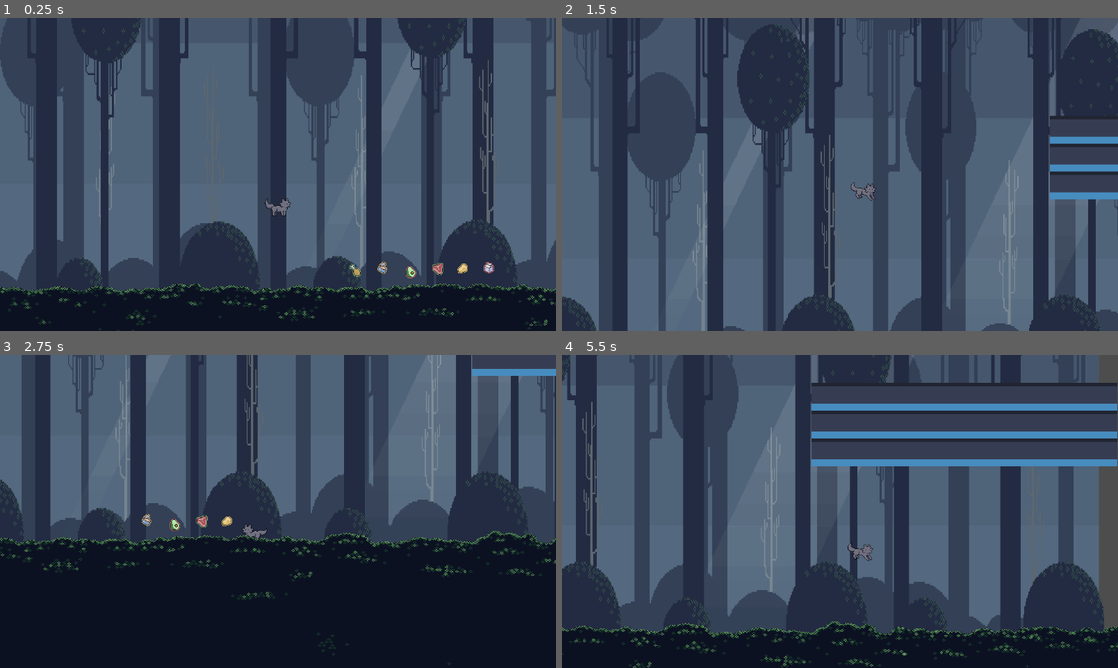
Above: before the commit, frames 1-4 (two rows, left to right).
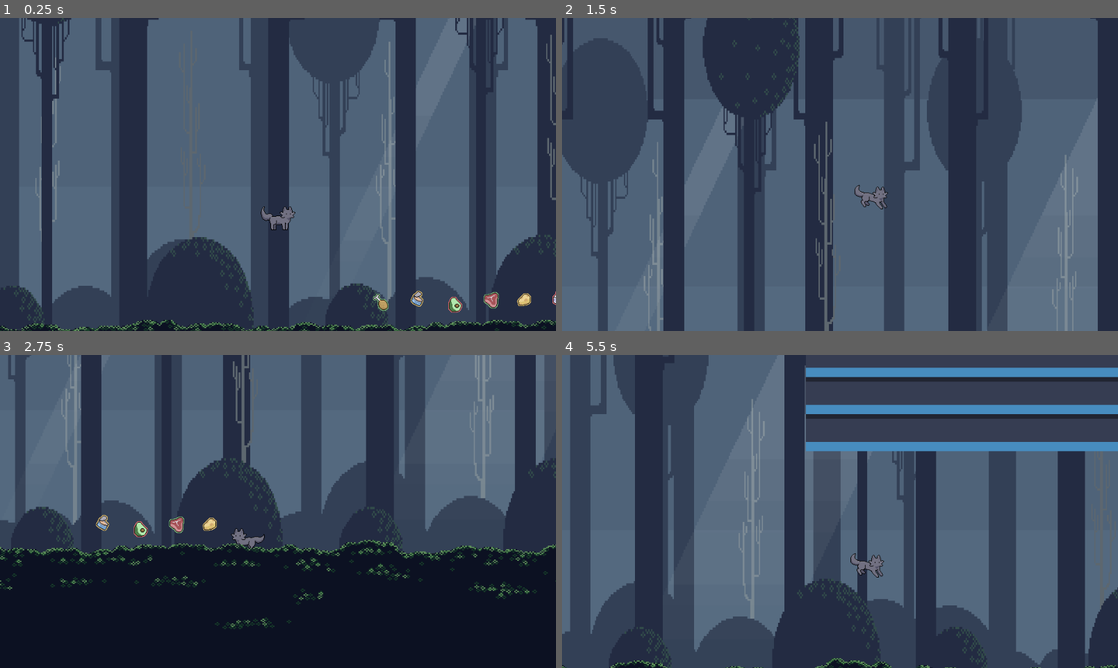
Above: after the commit, the same moments.

Repository: KennethGameDev/CatAdventure
Game: Godot game, scene res://Scenes/Levels/zone_2.tscn
The game is run twice, just before and just after one commit, with the same random seed, the same clock (stepped at 60 frames per second) and the same inputs. This scene is started directly instead of the project's main scene. The engine's default icon, where the game draws it, is replaced by a stand-in: a white triangle on a blue panel in a dark square.
Inputs:
- Up to frame 1 (0.25 s): no input
- Up to frame 2 (1.5 s): hold D (move_right) from 0.53 s (still down); tap Space (jump) at 0.77 s
- Up to frame 3 (2.75 s): tap Space (jump) at 1.52 s; release D (move_right) at 2.03 s; hold A (move_left) from 2.03 s (still down)
- Up to frame 4 (5.5 s): release A (move_left) at 2.78 s; hold D (move_right) 2.78-4.28 s; tap Space (jump) at 3.02, 3.77, 4.52 s; hold A (move_left) 4.28-5.03 s; hold D (move_right) from 5.03 s (still down)

The runs differ from the first frame. In frame 1, 50% of the frame differs, in the area x 0-100%, y 0-100%; in frame 2, 47%; in frame 3, 32%; in frame 4, 51%.

Commit message:
Background Music
Added the overgrown forest background music to the project.

Diff:
--- a/Scenes/Levels/zone_2.tscn
+++ b/Scenes/Levels/zone_2.tscn
@@ -11,6 +11,7 @@
 [ext_resource type="PackedScene" uid="uid://hwmwdbi4dbfq" path="res://Scenes/Food/good_food.tscn" id="9_ei5ut"]
 [ext_resource type="PackedScene" uid="uid://cubgwlysbnbef" path="res://Scenes/Food/neutral_food.tscn" id="10_b8362"]
 [ext_resource type="PackedScene" uid="uid://dis2umgovnxej" path="res://Scenes/Food/toxic_food.tscn" id="11_8arkr"]
+[ext_resource type="AudioStream" uid="uid://cfs4n03esohsx" path="res://Assets/Music & Sounds/Overgrownforest.wav" id="12_8arkr"]
 
 [node name="Zone2" type="Node2D"]
 script = ExtResource("1_55thy")
@@ -72,3 +73,9 @@
 [node name="ToxicFood2" parent="." instance=ExtResource("11_8arkr")]
 position = Vector2(580, 490)
 food_type = "Milk"
+
+[node name="AudioStreamPlayer" type="AudioStreamPlayer" parent="."]
+stream = ExtResource("12_8arkr")
+volume_db = -13.0
+autoplay = true
+playback_type = 1
--- a/Scripts/Food/good_food.gd
+++ b/Scripts/Food/good_food.gd
@@ -91,6 +91,8 @@
 	#endregion
 
 func _on_body_entered(body: Node2D):
-	if body.name == "Player":
+	if body.get_class() == "CharacterBody2D":
 		player.add_health(20)
+		player.update_player_speed()
+		player.time_passed = 0
 	queue_free()
--- a/Scripts/Food/neutral_food.gd
+++ b/Scripts/Food/neutral_food.gd
@@ -91,6 +91,8 @@
 	#endregion
 
 func _on_body_entered(body: Node2D):
-	if body.name == "Player":
+	if body.get_class() == "CharacterBody2D":
 		player.add_health(5)
+		player.update_player_speed()
+		player.time_passed = 0
 	queue_free()
--- a/Scripts/Food/toxic_food.gd
+++ b/Scripts/Food/toxic_food.gd
@@ -91,6 +91,8 @@
 	#endregion
 
 func _on_body_entered(body: Node2D):
-	if body.name == "Player":
+	if body.get_class() == "CharacterBody2D":
 		player.add_health(-15)
+		player.update_player_speed()
+		player.time_passed = 0
 	queue_free()
--- a/Scripts/Levels/zone_2.gd
+++ b/Scripts/Levels/zone_2.gd
@@ -1,4 +1,4 @@
 extends Level
 
 func _ready():
-	level_name = "Zone 2"
+	level_name = "Zone d2"
--- /dev/null
+++ b/default_bus_layout.tres
@@ -0,0 +1,3 @@
+[gd_resource type="AudioBusLayout" format=3 uid="uid://cqvyv1ismvadt"]
+
+[resource]
--- a/project.godot
+++ b/project.godot
@@ -17,9 +17,12 @@
 
 [display]
 
-window/size/viewport_width=1280
-window/size/viewport_height=720
+window/size/viewport_width=1920
+window/size/viewport_height=1080
+window/size/mode=3
+window/size/borderless=true
 window/stretch/mode="viewport"
+window/stretch/scale=2.0
 window/stretch/scale_mode="integer"
 
 [input]
Not shown, added: Assets/Music & Sounds/Overgrownforest.wav.import
Not shown: 1 places in Scenes/Levels/zone_2.tscn that only renumber resources
Not shown, added: Assets/Music & Sounds/Overgrownforest.wav
